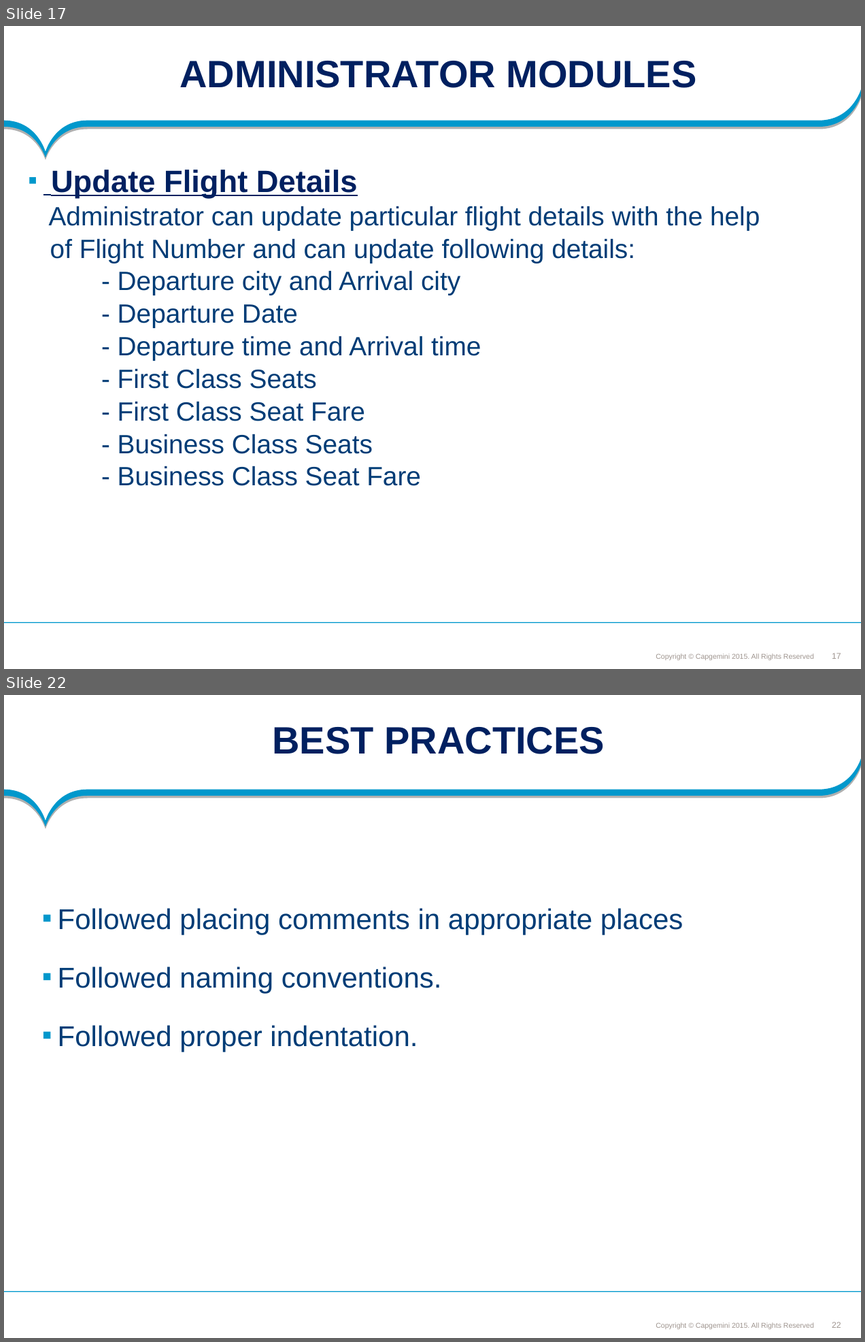
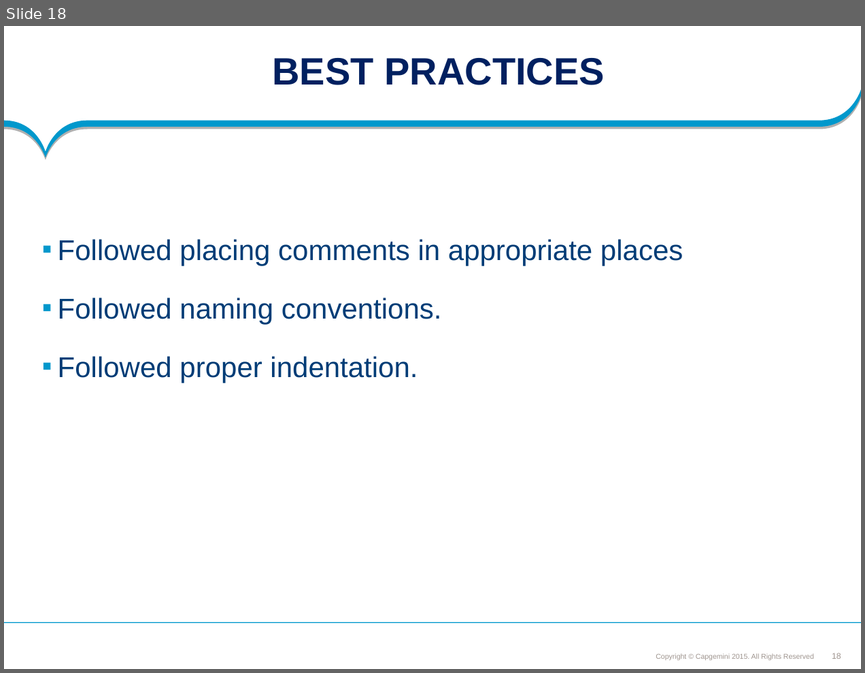
Before and after one commit to SaiEshwar157233/FeedbackMS, a slide deck: Feedback_managment_PLP Documents/ProjectDocuments/Requirements/Understanding Documents/Feedback Management System.ppt. Shown one above the other, each under a label of ours: slides 17 and 22 before the commit, slide 18 after it; the slides between them are not shown. The pictures are 865x1342 and 865x673 pixels, drawn with LibreOffice and Linux fonts; fonts in the diff are those of the drawing; background and template pictures are left out. Boxes give left, top, right and bottom in pixels: in the first picture for what was removed or moved away, otherwise in the second. Text is boxed around its words. In the diff, an @@ line names an element or a change of style, - is before the commit and + after.

Commit message:
With Class Diagram, useCase Diagram and PPT

```diff
--- a/Feedback_managment_PLP Documents/ProjectDocuments/Requirements/Understanding Documents/Feedback Management System.ppt
+++ b/Feedback_managment_PLP Documents/ProjectDocuments/Requirements/Understanding Documents/Feedback Management System.ppt
@@ slide 17 removed at [4,26,861,669], background #FFFFFF; not listed: 4 template elements that a slide beside it also shows @@
@@ title removed at [180,61,697,88] @@
-ADMINISTRATOR MODULES
@@ text removed at [49,169,759,486] @@
-▪ Update Flight Details
-Administrator can update particular flight details with the help
-of Flight Number and can update following details:
-- Departure city and Arrival city
-- Departure Date
-- Departure time and Arrival time
-- First Class Seats
-- First Class Seat Fare
-- Business Class Seats
-- Business Class Seat Fare
@@ what was slide 22 is now slide 18 @@
@@ page number at [832,652,841,658]: text changed @@
-22
+18
```
Also in this commit, not shown: 10 slides changed, 6 slides added, 9 other slides removed, 4 other files.
